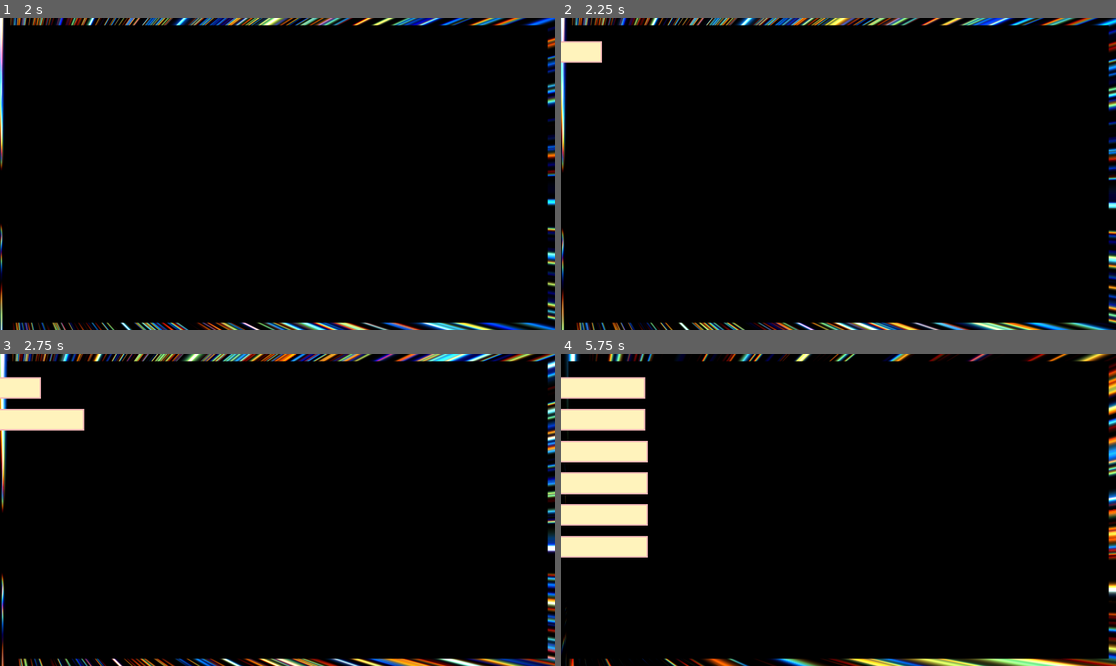
Above: before the commit, frames 1-4 (two rows, left to right).
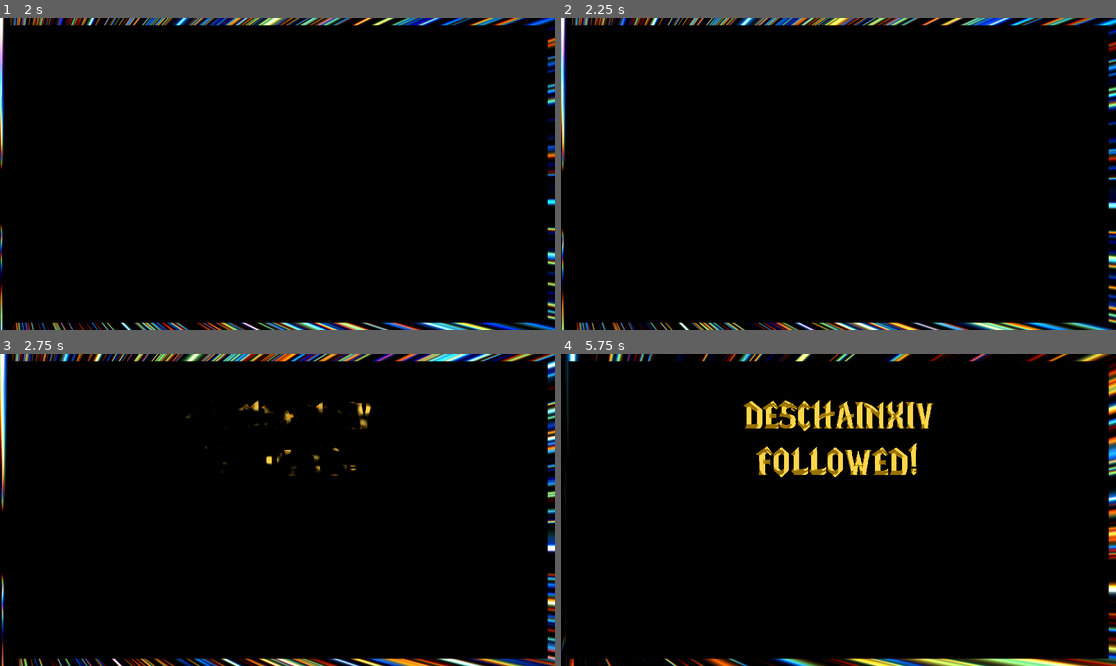
Above: after the commit, the same moments.

Repository: Daverinoe/stream-overlay
Game: Godot game, scene res://source/main.tscn
Two runs of this game, one before a commit and one after it. Both use one fixed random seed, a clock stepped at 60 frames per second and the inputs below.
Inputs:
- Up to frame 1 (2 s): no input
- Up to frame 2 (2.25 s): no input
- Up to frame 3 (2.75 s): no input
- Up to frame 4 (5.75 s): no input

Frame 1 is identical in both runs. In frame 2, 0.5% of the frame differs, in the area x 0-8%, y 7-15%; in frame 3, 2.1%; in frame 4, 9.7%, in the area x 0-68%, y 7-66%.
Error after the commit: Attempt to call function 'get_length' in base 'null instance' on a null instance. (res://source/alerts/follow_alert.gd:127)

Commit message:
David alerts now working
Also implemented my own alert queue, as the way velop did it was insufficient for my needs.

Diff:
--- a/overlay/project.godot
+++ b/overlay/project.godot
@@ -9,10 +9,10 @@
 config_version=4
 
 _global_script_classes=[ {
-"base": "Node2D",
+"base": "Control",
 "class": "Alert",
 "language": "GDScript",
-"path": "res://source/alert.gd"
+"path": "res://source/alerts/follow_alert.gd"
 }, {
 "base": "Node",
 "class": "SubHelper",
@@ -34,6 +34,7 @@
 
 Event="*res://source/event.gd"
 AlertManager="*res://source/autoloads/alert_manager.gd"
+FileManager="*res://source/autoloads/file_manager.gd"
 
 [display]
 
--- a/overlay/source/alert.gd
+++ /dev/null
@@ -1,147 +0,0 @@
-class_name Alert extends Node2D
-
-
-# Signals
-
-signal complete()
-
-
-# Private constants
-
-const __DURATION: float = 4.0
-const __TYPE_CONVERSION = {
-	"follow": "followed",
-	"subscribe": "subscribed",
-	"raid": "raided",
-}
-
-
-# Public variable
-
-var user: String = ""
-var type: String = "" setget __type_set, __type_get
-
-
-# Private variable
-
-onready var __label: RichTextLabel = $label
-
-var __desired_offset_y: float = 0.0
-var __initial_y: float = 0.0
-
-var __vertical_tween: Tween = null
-
-
-# Lifecycle methods
-
-func _ready() -> void:
-	var initial_x: float = position.x
-	__initial_y = position.y
-
-	__update_text(false)
-
-	var timer: Timer = Timer.new()
-	timer.one_shot = true
-	add_child(timer)
-
-	var tween: Tween = Tween.new()
-	add_child(tween)
-
-	__vertical_tween = Tween.new()
-	add_child(__vertical_tween)
-
-	tween.interpolate_method(
-		self,
-		"__position_x",
-		initial_x,
-		0.0,
-		1.0,
-		Tween.TRANS_BOUNCE,
-		Tween.EASE_OUT
-	)
-	tween.start()
-	yield(tween, "tween_completed")
-
-	var lower: bool = true
-	var elapsed: float = 0.0
-
-	while elapsed <= __DURATION:
-		var timeout: float = 0.2 + randf() * 0.2
-
-		timer.start(timeout)
-		yield(timer, "timeout")
-
-		__update_text(lower)
-
-		lower = !lower
-		elapsed += timeout
-
-	tween.interpolate_method(
-		self,
-		"__position_x",
-		0.0,
-		initial_x,
-		0.2,
-		Tween.TRANS_BOUNCE,
-		Tween.EASE_IN
-	)
-	tween.start()
-	yield(tween, "tween_completed")
-
-	remove_child(timer)
-	remove_child(tween)
-	remove_child(__vertical_tween)
-
-	emit_signal("complete")
-
-
-# Public methods
-
-func move_down() -> void:
-	__desired_offset_y += 110.0
-
-	__vertical_tween.stop_all()
-
-	var current_offset_y: float = position.y - __initial_y
-
-	__vertical_tween.interpolate_method(
-		self,
-		"__position_y",
-		current_offset_y,
-		__desired_offset_y,
-		0.2,
-		Tween.TRANS_LINEAR
-	)
-	__vertical_tween.start()
-
-
-# Private methods
-
-func __position_x(x: float) -> void:
-	position.x = x
-
-
-func __position_y(y: float) -> void:
-	position.y = __initial_y + y
-
-
-func __type_get() -> String:
-	return type
-
-
-func __type_set(value: String) -> void:
-	if __TYPE_CONVERSION.has(value):
-		value = __TYPE_CONVERSION[value]
-
-	type = value
-
-
-func __update_text(lower: bool) -> void:
-	var text: String = "%s\n%s!" % [user, type]
-
-	if lower:
-		text = text.to_lower()
-	else:
-		text = text.to_upper()
-
-	__label.bbcode_text = "[center]%s[/center]" % text
--- a/overlay/source/alert.tscn
+++ /dev/null
@@ -1,39 +0,0 @@
-[gd_scene load_steps=4 format=2]
-
-[ext_resource path="res://source/alert.gd" type="Script" id=1]
-[ext_resource path="res://source/velopfont.tres" type="DynamicFont" id=2]
-
-[sub_resource type="Theme" id=1]
-default_font = ExtResource( 2 )
-
-[node name="alert" type="Node2D"]
-script = ExtResource( 1 )
-
-[node name="border" type="ColorRect" parent="."]
-margin_right = 300.0
-margin_bottom = 75.0
-color = Color( 0.956863, 0.72549, 0.721569, 1 )
-__meta__ = {
-"_edit_use_anchors_": false
-}
-
-[node name="background" type="ColorRect" parent="."]
-margin_top = 5.0
-margin_right = 295.0
-margin_bottom = 70.0
-color = Color( 1, 0.956863, 0.741176, 1 )
-__meta__ = {
-"_edit_use_anchors_": false
-}
-
-[node name="label" type="RichTextLabel" parent="."]
-margin_top = 10.0
-margin_right = 295.0
-margin_bottom = 65.0
-theme = SubResource( 1 )
-custom_colors/default_color = Color( 0.533333, 0.482353, 0.690196, 1 )
-bbcode_enabled = true
-scroll_active = false
-__meta__ = {
-"_edit_use_anchors_": false
-}
--- /dev/null
+++ b/overlay/source/alerts/follow_alert.gd
@@ -0,0 +1,136 @@
+class_name Alert extends Control
+
+
+# Signals
+
+signal complete()
+
+
+# Private constants
+
+const __DURATION: float = 4.0
+const __BURN_TIME: float = 1.0
+
+# Public variable
+
+var user: String = "test user"
+
+
+# Private variable
+
+onready var __label: RichTextLabel = $Viewport/Control/label
+onready var __alert_texture: TextureRect = $viewport_texture
+onready var __audio_player: AudioStreamPlayer = $alert_sound
+
+var __vertical_tween: Tween = null
+var __rng = RandomNumberGenerator.new()
+
+
+# Lifecycle methods
+
+func _ready() -> void:
+	__rng.randomize()
+
+	__update_text(false)
+	__choose_music()
+
+	var timer: Timer = Timer.new()
+	timer.one_shot = true
+	timer.wait_time = __DURATION
+	add_child(timer)
+
+	var audio_tween: Tween = Tween.new()
+	add_child(audio_tween)
+
+	audio_tween.interpolate_method(
+		self,
+		"__update_volume",
+		0.0,
+		1.0,
+		__BURN_TIME,
+		Tween.TRANS_LINEAR,
+		Tween.EASE_IN
+	)
+	audio_tween.start()
+
+
+	var tween: Tween = Tween.new()
+	add_child(tween)
+
+	tween.interpolate_method(
+		self,
+		"__update_burn",
+		1.0,
+		0.0,
+		__BURN_TIME,
+		Tween.TRANS_LINEAR,
+		Tween.EASE_IN
+	)
+	tween.start()
+	yield(tween, "tween_completed")
+
+	timer.start()
+	yield(timer, "timeout")
+
+	audio_tween.interpolate_method(
+		self,
+		"__update_volume",
+		1.0,
+		0.0,
+		__BURN_TIME,
+		Tween.TRANS_LINEAR,
+		Tween.EASE_IN
+	)
+	audio_tween.start()
+
+	tween.interpolate_method(
+		self,
+		"__update_burn",
+		0.0,
+		1.0,
+		__BURN_TIME,
+		Tween.TRANS_LINEAR,
+		Tween.EASE_IN
+	)
+	tween.start()
+	yield(tween, "tween_completed")
+
+	remove_child(timer)
+	remove_child(audio_tween)
+	remove_child(tween)
+
+	emit_signal("complete")
+
+
+# Public methods
+
+# Private methods
+
+func __update_text(lower: bool) -> void:
+	var text: String = "%s\n%s!" % [user, "followed"]
+
+	__label.bbcode_text = "[center]%s[/center]" % text
+
+
+func __update_burn(burn_amount: float) -> void:
+	__alert_texture.material.set_shader_param("dissolve_amount", burn_amount)
+
+
+func __choose_music() -> void:
+	# Pick a random song, at a random time
+	var path = "res://source/assets/audio/music/"
+	var list_of_songs = FileManager.list_files_in_folder(path)
+	var chosen_song = list_of_songs[__rng.randi_range(0, list_of_songs.size() - 1)]
+	var song = load(path + chosen_song)
+	__audio_player.set_stream(song)
+
+	var songLength = __audio_player.stream.get_length()
+	var songStart = 0
+	if !songLength <= 15:
+		songStart = __rng.randf_range(0, songLength - 10)
+
+	__audio_player.play(songStart)
+
+
+func __update_volume(new_volume: float) -> void:
+	__audio_player.volume_db = linear2db(new_volume)
--- /dev/null
+++ b/overlay/source/alerts/follow_alert.tscn
@@ -0,0 +1,52 @@
+[gd_scene load_steps=6 format=2]
+
+[ext_resource path="res://source/assets/fonts/lifecraft.tres" type="DynamicFont" id=1]
+[ext_resource path="res://source/alerts/follow_alert.gd" type="Script" id=2]
+[ext_resource path="res://source/assets/materials/alert_burn_material.tres" type="Material" id=3]
+
+[sub_resource type="Theme" id=1]
+default_font = ExtResource( 1 )
+Label/colors/font_color = Color( 0.698039, 0.541176, 0, 1 )
+Label/colors/font_color_shadow = Color( 0, 0, 0, 1 )
+RichTextLabel/colors/default_color = Color( 0.698039, 0.541176, 0, 1 )
+RichTextLabel/colors/font_color_shadow = Color( 0, 0, 0, 1 )
+
+[sub_resource type="ViewportTexture" id=2]
+viewport_path = NodePath("Viewport")
+
+[node name="follow_alert" type="Control"]
+anchor_right = 1.0
+anchor_bottom = 1.0
+script = ExtResource( 2 )
+
+[node name="Viewport" type="Viewport" parent="."]
+size = Vector2( 1920, 1080 )
+transparent_bg = true
+render_target_v_flip = true
+
+[node name="Control" type="Control" parent="Viewport"]
+anchor_right = 1.0
+anchor_bottom = 1.0
+margin_right = 40.0
+margin_bottom = 40.0
+
+[node name="label" type="RichTextLabel" parent="Viewport/Control"]
+anchor_top = 0.123
+anchor_bottom = 0.141
+rect_min_size = Vector2( 1920, 100 )
+rect_pivot_offset = Vector2( 150, 0 )
+theme = SubResource( 1 )
+bbcode_enabled = true
+bbcode_text = "[center] [ TEST ]"
+text = " [ TEST ]"
+fit_content_height = true
+scroll_active = false
+
+[node name="viewport_texture" type="TextureRect" parent="."]
+material = ExtResource( 3 )
+anchor_right = 1.0
+anchor_bottom = 1.0
+texture = SubResource( 2 )
+
+[node name="alert_sound" type="AudioStreamPlayer" parent="."]
+volume_db = -80.0
--- /dev/null
+++ b/overlay/source/assets/fonts/lifecraft.tres
@@ -0,0 +1,7 @@
+[gd_resource type="DynamicFont" load_steps=2 format=2]
+
+[ext_resource path="res://source/assets/fonts/LifeCraft_Font.ttf" type="DynamicFontData" id=1]
+
+[resource]
+size = 160
+font_data = ExtResource( 1 )
--- /dev/null
+++ b/overlay/source/assets/materials/alert_burn_material.tres
@@ -0,0 +1,23 @@
+[gd_resource type="ShaderMaterial" load_steps=4 format=2]
+
+[ext_resource path="res://source/assets/materials/alert_burn_shader.tres" type="Shader" id=1]
+
+[sub_resource type="OpenSimplexNoise" id=5]
+period = 15.0
+persistence = 0.15
+lacunarity = 3.0
+
+[sub_resource type="NoiseTexture" id=6]
+seamless = true
+noise = SubResource( 5 )
+
+[resource]
+shader = ExtResource( 1 )
+shader_param/burn_color = Color( 1, 0.584314, 0, 1 )
+shader_param/text_color = Color( 0.698039, 0.541176, 0, 1 )
+shader_param/burn_size = 0.186
+shader_param/dissolve_amount = 1.0
+shader_param/emission_amount = 1.0
+shader_param/search_length = 14.238
+shader_param/threshold = 0.387
+shader_param/dissolve_texture = SubResource( 6 )
--- /dev/null
+++ b/overlay/source/assets/materials/alert_burn_shader.tres
@@ -0,0 +1,110 @@
+[gd_resource type="Shader" format=2]
+
+[resource]
+code = "shader_type canvas_item;
+
+uniform sampler2D dissolve_texture;
+uniform vec4 burn_color : hint_color = vec4(1);
+uniform vec4 text_color : hint_color = vec4(1);
+uniform float burn_size : hint_range(0, 2);
+uniform float dissolve_amount : hint_range(0, 1);
+uniform float emission_amount;
+uniform float search_length : hint_range(0, 150) = 50.0;
+uniform float threshold : hint_range(0, 1.0) = 0.2;
+
+
+mat4 findCentralPoint(sampler2D tex, vec2 uv, vec2 TPS){
+	bool topFound = false;
+	bool bottomFound = false;
+	bool leftFound = false;
+	bool rightFound = false;
+	vec2 topPos;
+	vec2 bottPos;
+	vec2 leftPos;
+	vec2 rightPos;
+	vec4 checkLeft;
+	vec4 checkRight;
+	vec4 checkBottom;
+	vec4 checkTop;
+
+	for (float searchIndex = 0.0; searchIndex <= search_length; searchIndex++) {
+		float check_hor = searchIndex * TPS.x;
+		float check_ver = searchIndex * TPS.y;
+		if (!leftFound){
+			checkLeft = texture(tex, vec2(uv.x - check_hor, uv.y));
+			if (checkLeft.a <= 0.9 || (checkLeft.r <= threshold && checkLeft.b <= threshold && checkLeft.g <= threshold)){
+				leftPos = vec2(uv.x - check_hor, uv.y);
+				leftFound = true;
+			}
+		}
+		if (!rightFound){
+			checkRight = texture(tex, vec2(uv.x + check_hor, uv.y));
+			if (checkRight.a <= 0.9 || (checkRight.r <= threshold && checkRight.b <= threshold && checkRight.g <= threshold)){
+				rightPos = vec2(uv.x + check_hor, uv.y);
+				rightFound = true;
+			}
+		}
+		if (!bottomFound){
+			checkBottom = texture(tex, vec2(uv.x, uv.y - check_ver));
+			if (checkBottom.a <= 0.9 || (checkBottom.r <= threshold && checkBottom.b <= threshold && checkBottom.g <= threshold)){
+				bottPos = vec2(uv.x, uv.y - check_ver);
+				bottomFound = true;
+			}
+		}
+		if (!topFound){
+			checkTop = texture(tex, vec2(uv.x, uv.y + check_ver));
+			if (checkTop.a <= 0.9 || (checkTop.r <= threshold && checkTop.b <= threshold && checkTop.g <= threshold)){
+				topPos = vec2(uv.x, uv.y + check_ver);
+				topFound = true;
+			}
+		}
+
+		if (topFound && bottomFound && leftFound && rightFound){
+			break;
+		}
+	}
+
+	vec2 centralPoint = (topPos + bottPos + leftPos + rightPos) / 4.0;
+	vec4 shortLengths = vec4(rightPos.x - centralPoint.x, centralPoint.x - leftPos.x, topPos.y - centralPoint.y, centralPoint.y - bottPos.y);
+	return mat4(vec4(centralPoint, vec2(0.0)), shortLengths, vec4(0.0), vec4(0.0));
+}
+
+void fragment() {
+	vec4 out_color = texture(TEXTURE, UV);
+
+	COLOR = text_color;
+
+	if (out_color.a != 0.0 && out_color.rgb != vec3(0.0)){
+		mat4 centralOutput = findCentralPoint(TEXTURE, UV, TEXTURE_PIXEL_SIZE);
+		vec2 centralPoint = centralOutput[0].xy;
+		float leftLength = centralOutput[1].x;
+		float rightLength = centralOutput[1].y;
+		float bottomLength = centralOutput[1].z;
+		float topLength = centralOutput[1].w; //out_color.rgb += vec3(0.3);
+
+		if (topLength > bottomLength){
+//			out_color.rgb += vec3(0.3);
+		} else if (bottomLength > topLength){
+//			out_color.rgb -= vec3(0.1);
+		}
+
+		if (leftLength > rightLength){
+			out_color.rgb += vec3(0.3);
+		} else if (rightLength > leftLength){
+			out_color.rgb -= vec3(0.1);
+		}
+
+//		if (leftLength == rightLength && topLength ==  bottomLength){
+//			out_color.rgb += vec3(0.5);
+//		}
+	}
+
+	float sample = texture(dissolve_texture, UV).r;
+	float emission_value = 1.0 - smoothstep(dissolve_amount, dissolve_amount + burn_size, sample);
+	vec3 emission = burn_color.rgb * emission_value * emission_amount;
+
+	COLOR.a = min(smoothstep(dissolve_amount - burn_size, dissolve_amount, sample) * out_color.a, out_color.a);
+//
+	COLOR.rgb = max(out_color.rgb, emission);
+
+}"
--- /dev/null
+++ b/overlay/source/assets/materials/background_material.tres
@@ -0,0 +1,23 @@
+[gd_resource type="ShaderMaterial" load_steps=4 format=2]
+
+[ext_resource path="res://source/assets/materials/background_shader.shader" type="Shader" id=1]
+
+[sub_resource type="OpenSimplexNoise" id=2]
+seed = 888
+octaves = 9
+period = 0.1
+persistence = 0.0
+lacunarity = 0.1
+
+[sub_resource type="NoiseTexture" id=3]
+seamless = true
+as_normalmap = true
+bump_strength = 32.0
+noise = SubResource( 2 )
+
+[resource]
+shader = ExtResource( 1 )
+shader_param/intermission = 0.5
+shader_param/speedAdjustment = 24.0
+shader_param/border = 25.0
+shader_param/NOISE = SubResource( 3 )
--- /dev/null
+++ b/overlay/source/assets/materials/background_shader.shader
@@ -0,0 +1,51 @@
+shader_type canvas_item;
+
+uniform sampler2D NOISE;
+uniform float intermission;
+
+uniform float speedAdjustment = 8.0;
+
+uniform float border = 25.0;
+
+vec4 Noise(vec2 x){
+	return texture(NOISE, (vec2(x)+0.5) /256.0, -100.0 );
+}
+
+void fragment(){
+	vec2 borderv = vec2(border/1920.0, border/1080.0);
+	vec2 iResolution = 1.0 / SCREEN_PIXEL_SIZE;
+
+	if (UV.x < borderv.x || UV.x > 1.0 - borderv.x || UV.y < borderv.y || UV.y > 1.0 - borderv.y){
+
+		vec3 ray;
+		ray.xy = 2.0 * (FRAGCOORD.xy - iResolution.xy * .5) / iResolution.x + vec2(cos(TIME / 20.0) * 2.0, sin(TIME / 20.0) * 2.0) * intermission;
+		ray.z = 1.0;
+
+		float offset = TIME / speedAdjustment;
+		float speed2 = (cos(offset) + 1.0) * 2.0;
+		float speed = speed2 + 0.1;
+	//	offset += sin(offset) * 0.96;
+		offset *= 2.0;
+
+
+		vec3 col = vec3(0);
+
+		vec3 stp = ray / max(abs(ray.x),abs(ray.y));
+
+		vec3 pos = 2.0 * stp + 0.5;
+		for ( int i=0; i < 20; i++ )
+		{
+			float z = float(Noise(vec2(pos.xy)).x);
+			z = fract(z - offset);
+			float d = 50.0 * z - pos.z;
+			float w = pow(max(0.0, 1.0 - 8.0 * length(fract(pos.xy) - 0.5)), 2.0);
+			vec3 c = max(vec3(0), vec3(1.0 - abs(d + speed2 * .5) / speed, 1.0 - abs(d) / speed, 1.0 - abs(d - speed2 * 0.5) / speed));
+			col += 1.5 * (1.0 - z) * c * w;
+			pos += stp;
+		}
+
+		COLOR = vec4(col, 1.0);
+	} else {
+		COLOR = vec4(0.0);
+	}
+}
--- /dev/null
+++ b/overlay/source/autoloads/file_manager.gd
@@ -0,0 +1,18 @@
+extends Node
+
+func list_files_in_folder(path : String) -> Array:
+	var files = []
+	var dir = Directory.new()
+	dir.open(path)
+	dir.list_dir_begin()
+
+	while true:
+		var file = dir.get_next()
+		if file == "":
+			break
+		elif not file.begins_with(".") and file.ends_with(".import"):
+			var file_name = file.replace('.import', '')
+			files.append(file_name)
+
+	dir.list_dir_end()
+	return files
--- a/overlay/source/main.gd
+++ b/overlay/source/main.gd
@@ -2,12 +2,13 @@
 
 # Const variables
 
-const ALERT_REFERENCE = preload("res://source/alert.tscn")
+const FOLLOW_ALERT = preload("res://source/alerts/follow_alert.tscn")
 
 
 # Private variables
 
 var __alerts: Array = []
+var __alert_playing: bool = false
 
 
 # Lifecycle methods
@@ -45,27 +46,28 @@
 	remove_child(timer)
 
 
+func _process(delta) -> void:
+	__check_alerts()
+
+
 # Private methods
 
 func __alert(user: String, type: String) -> void:
-	var instance: Alert = ALERT_REFERENCE.instance()
-	instance.position = Vector2(-300.0, 80.0)
-	instance.user = user
-	instance.type = type
+	var instance
+	match type:
+		"follow":
+			instance = FOLLOW_ALERT.instance()
+		_:
+			pass
 
-	add_child(instance)
+	if instance != null:
 
-	for alert in __alerts:
-		alert.move_down()
+		instance.user = user
 
-	__alerts.append(instance)
+		__alerts.append(instance)
 
-	yield(instance, "complete")
-
-	var index: int = __alerts.find(instance)
-	__alerts.remove(index)
-
-	remove_child(instance)
+	else:
+		pass
 
 
 func __handle_alert(payload: Dictionary) -> void:
@@ -74,3 +76,24 @@
 	var type = payload.type
 
 	__alert(name, type)
+
+
+func __check_alerts() -> void:
+	if __alerts.size() > 0:
+		if !__alert_playing:
+
+			__alert_playing = true
+
+			add_child(__alerts[0])
+
+			yield(__alerts[0], "complete")
+
+			remove_child(__alerts[0])
+
+			__alerts.pop_front()
+
+			__alert_playing = false
+		else:
+			pass
+	else:
+		pass
--- a/overlay/source/main.tscn
+++ b/overlay/source/main.tscn
@@ -1,27 +1,7 @@
-[gd_scene load_steps=7 format=2]
+[gd_scene load_steps=4 format=2]
 
 [ext_resource path="res://source/main.gd" type="Script" id=1]
-[ext_resource path="res://source/main.gdshader" type="Shader" id=2]
-
-[sub_resource type="OpenSimplexNoise" id=2]
-seed = 888
-octaves = 9
-period = 0.1
-persistence = 0.0
-lacunarity = 0.1
-
-[sub_resource type="NoiseTexture" id=3]
-seamless = true
-as_normalmap = true
-bump_strength = 32.0
-noise = SubResource( 2 )
-
-[sub_resource type="ShaderMaterial" id=1]
-shader = ExtResource( 2 )
-shader_param/intermission = 0.5
-shader_param/speedAdjustment = 24.0
-shader_param/border = 25.0
-shader_param/NOISE = SubResource( 3 )
+[ext_resource path="res://source/assets/materials/background_material.tres" type="Material" id=2]
 
 [sub_resource type="ImageTexture" id=4]
 size = Vector2( 1, 1 )
@@ -32,7 +12,7 @@
 script = ExtResource( 1 )
 
 [node name="main" type="TextureRect" parent="."]
-material = SubResource( 1 )
+material = ExtResource( 2 )
 anchor_right = 1.0
 anchor_bottom = 1.0
 texture = SubResource( 4 )
Binary file added: overlay/source/assets/fonts/LifeCraft_Font.ttf
